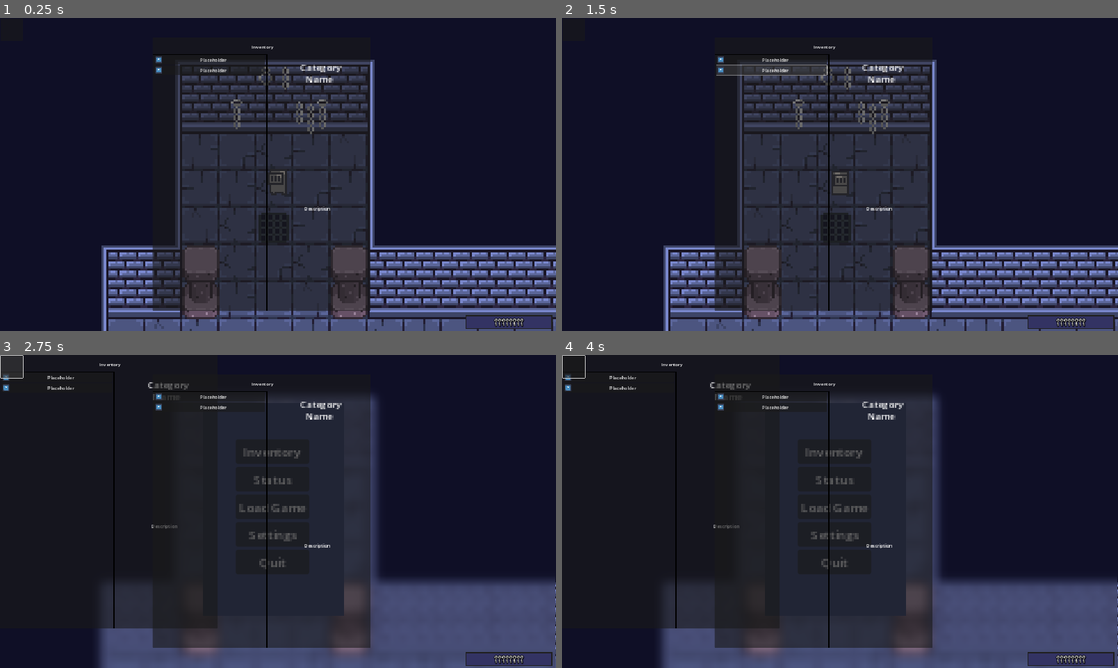
Above: before the commit, frames 1-4 (two rows, left to right).
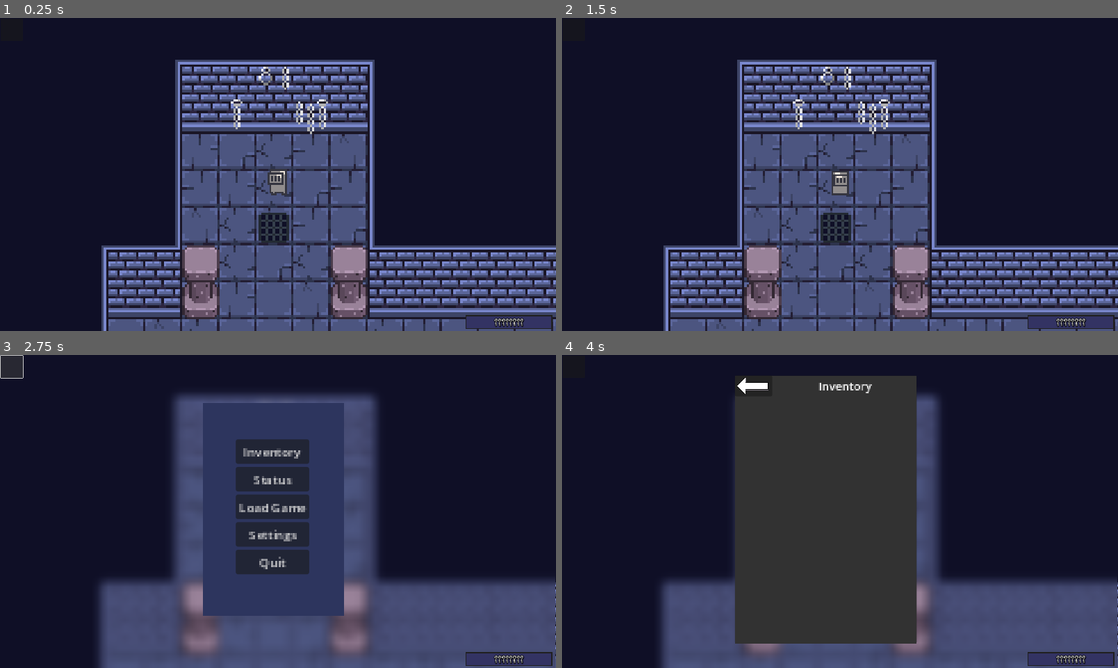
Above: after the commit, the same moments.

Repository: Mikaphone/Mortal
Game: Godot game, scene res://Scenes/main.tscn
The game is run twice, just before and just after one commit, with the same random seed, the same clock (stepped at 60 frames per second) and the same inputs. The engine's default icon, where the game draws it, is replaced by a stand-in: a white triangle on a blue panel in a dark square.
Inputs (mouse positions are in pixels of both pictures, inside the frame that each line leads up to):
- Up to frame 1 (0.25 s): no input
- Up to frame 2 (1.5 s): click (773, 58) at 0.5 s, where only the run before the commit has a clickable "Placeholder"; click (773, 71) at 1.25 s, where only the run before the commit has a clickable "Placeholder"
- Up to frame 3 (2.75 s): click (11, 367) at 2 s
- Up to frame 4 (4 s): click "Inventory" at 2.75 s; click "Status" at 3.5 s

The runs differ from the first frame. In frame 1, 24% of the frame differs, in the area x 27-67%, y 8-94%; in frame 2, 24%; in frame 3, 28%, in the area x 0-67%, y 2-94%; in frame 4, 8.2%.
Error before the commit: Invalid access to property or key 'pressed' on a base object of type 'null instance'. (res://Scenes/canvas_layer.gd:10)

Commit message:
Working Simple Inventory

Diff:
--- a/Scenes/canvas_layer.gd
+++ b/Scenes/canvas_layer.gd
@@ -1,19 +1,21 @@
 extends CanvasLayer
 
-@onready var exit_button: Button = $MarginContainer/VBoxContainer/ExitButton
-@onready var inventory_button: Button = $MarginContainer/VBoxContainer/InventoryButton
-@onready var inventorypanel: InventoryPanel = %Inventory
-@onready var player: player = %player
-@onready var pause_menu: pmenu = %PauseMenu
+@onready var Player: player  = %player
+@onready var inventory_dialouge: InventoryDialog = %InventoryDialouge
 
-func _ready():
-	inventory_button.pressed.connect(_on_inventory_button_pressed)
-	exit_button.pressed.connect(_on_exit_button_pressed)
-
-func _on_inventory_button_pressed():
-	inventorypanel.open(player.inventory)
+func _unhandled_input(event):
+	if event.is_action_released("Inventory"):
+		inventory_dialouge.open(Player.inventory)
 
 
-func _on_exit_button_pressed():
-	get_tree().quit()
-	print("Exit Worked")
+#func _ready():
+	#inventory_button.pressed.connect(_on_inventory_button_pressed)
+	#exit_button.pressed.connect(_on_exit_button_pressed)
+#
+#func _on_inventory_button_pressed():
+	#inventorypanel.open(player.inventory)
+	#
+#
+#func _on_exit_button_pressed():
+	#get_tree().quit()
+	#print("Exit Worked")
--- /dev/null
+++ b/Scenes/interaction_area.tscn
@@ -0,0 +1,19 @@
+[gd_scene load_steps=4 format=3 uid="uid://dw21ojpfqoc0g"]
+
+[ext_resource type="Script" path="res://interaction_area.gd" id="1_0j6uf"]
+[ext_resource type="Resource" uid="uid://d15lyee6axrxi" path="res://Assets/Items/Purple_Flower.tres" id="2_jbtt4"]
+
+[sub_resource type="CircleShape2D" id="CircleShape2D_2qw0l"]
+radius = 180.044
+
+[node name="InteractionArea" type="Area2D"]
+collision_layer = 4
+collision_mask = 2
+script = ExtResource("1_0j6uf")
+givenitem = ExtResource("2_jbtt4")
+
+[node name="CollisionShape2D" type="CollisionShape2D" parent="."]
+shape = SubResource("CircleShape2D_2qw0l")
+debug_color = Color(0.87494, 0.261283, 0.574632, 0.42)
+
+[connection signal="body_entered" from="." to="." method="_on_body_entered"]
--- a/Scenes/inventory_panel.tscn
+++ /dev/null
@@ -1,93 +0,0 @@
-[gd_scene load_steps=3 format=3 uid="uid://dsmd2dq6fjuks"]
-
-[ext_resource type="Script" path="res://scripts/inventory_panel.gd" id="1_mfkpn"]
-[ext_resource type="PackedScene" uid="uid://brr4jx0posa61" path="res://Scenes/inventory_slot.tscn" id="2_iperw"]
-
-[node name="Inventory" type="Panel"]
-offset_left = 527.0
-offset_top = 67.0
-offset_right = 1279.0
-offset_bottom = 1011.0
-script = ExtResource("1_mfkpn")
-slot_scene = ExtResource("2_iperw")
-
-[node name="Header" type="HBoxContainer" parent="."]
-layout_mode = 1
-anchors_preset = 5
-anchor_left = 0.5
-anchor_right = 0.5
-offset_left = -357.0
-offset_top = 12.0
-offset_right = 364.0
-offset_bottom = 52.0
-grow_horizontal = 2
-alignment = 1
-
-[node name="Inventory Label" type="Label" parent="Header"]
-layout_mode = 2
-text = "Inventory"
-horizontal_alignment = 1
-
-[node name="All" type="ScrollContainer" parent="."]
-layout_mode = 0
-offset_left = 5.0
-offset_top = 61.0
-offset_right = 388.0
-offset_bottom = 921.0
-
-[node name="VBoxContainer" type="VBoxContainer" parent="All"]
-layout_mode = 2
-size_flags_horizontal = 3
-
-[node name="InventorySlot" parent="All/VBoxContainer" instance=ExtResource("2_iperw")]
-layout_mode = 2
-
-[node name="InventorySlot2" parent="All/VBoxContainer" instance=ExtResource("2_iperw")]
-layout_mode = 2
-
-[node name="Name" type="Label" parent="."]
-layout_mode = 0
-offset_left = 528.0
-offset_top = 118.0
-offset_right = 575.0
-offset_bottom = 141.0
-scale = Vector2(2, 2)
-text = "Name"
-horizontal_alignment = 1
-
-[node name="Category" type="Label" parent="."]
-layout_mode = 0
-offset_left = 510.0
-offset_top = 78.0
-offset_right = 580.0
-offset_bottom = 101.0
-scale = Vector2(2, 2)
-text = "Category"
-horizontal_alignment = 1
-
-[node name="ItemDesc" type="Label" parent="."]
-layout_mode = 0
-offset_left = 408.0
-offset_top = 254.0
-offset_right = 727.0
-offset_bottom = 927.0
-text = "Description"
-horizontal_alignment = 1
-vertical_alignment = 1
-
-[node name="ColorRect" type="ColorRect" parent="."]
-layout_mode = 0
-offset_left = 1.0
-offset_top = 57.0
-offset_right = 393.0
-offset_bottom = 60.0
-color = Color(0, 0, 0, 1)
-
-[node name="ColorRect2" type="ColorRect" parent="."]
-layout_mode = 0
-offset_left = 396.0
-offset_top = 57.0
-offset_right = 1283.0
-offset_bottom = 61.0
-rotation = 1.5708
-color = Color(0, 0, 0, 1)
--- a/Scenes/inventory_slot.tscn
+++ /dev/null
@@ -1,24 +0,0 @@
-[gd_scene load_steps=3 format=3 uid="uid://brr4jx0posa61"]
-
-[ext_resource type="Texture2D" uid="uid://8bks3wxpj4f1" path="res://icon.svg" id="1_qcv4l"]
-[ext_resource type="Script" path="res://scripts/inventory_slot.gd" id="2_bdqhi"]
-
-[node name="InventorySlot" type="Button"]
-offset_left = 28.0
-offset_top = 13.0
-offset_right = 217.0
-offset_bottom = 44.0
-scale = Vector2(4.11676, 4.11676)
-text = "Placeholder"
-icon = ExtResource("1_qcv4l")
-expand_icon = true
-script = ExtResource("2_bdqhi")
-
-[node name="AmountLabel" type="Label" parent="."]
-layout_mode = 0
-offset_left = 162.264
-offset_top = 3.88655
-offset_right = 186.264
-offset_bottom = 26.8866
-horizontal_alignment = 1
-vertical_alignment = 1
--- a/Scenes/main.tscn
+++ b/Scenes/main.tscn
@@ -3,21 +3,24 @@
 [ext_resource type="PackedScene" uid="uid://0td26jhlssy7" path="res://Scenes/testmap.tscn" id="1_1vcmi"]
 [ext_resource type="Script" path="res://scripts/main.gd" id="1_uj14x"]
 [ext_resource type="PackedScene" uid="uid://dq7a60bjr0ivu" path="res://Scenes/player.tscn" id="2_yn0cl"]
-[ext_resource type="Resource" uid="uid://d15lyee6axrxi" path="res://Assets/Items/Purple_Flower.tres" id="2_yt7j4"]
 [ext_resource type="Script" path="res://Scenes/canvas_layer.gd" id="4_e1561"]
 [ext_resource type="PackedScene" uid="uid://dostvgu1jv06y" path="res://Scenes/pause_menu.tscn" id="5_5idsv"]
-[ext_resource type="PackedScene" uid="uid://dsmd2dq6fjuks" path="res://Scenes/inventory_panel.tscn" id="6_xgc3y"]
+[ext_resource type="PackedScene" uid="uid://rv5rhxe4oqh0" path="res://inventory_dialog.tscn" id="7_6010b"]
+[ext_resource type="PackedScene" uid="uid://dw21ojpfqoc0g" path="res://Scenes/interaction_area.tscn" id="7_bihws"]
 
 [node name="main" type="Node2D"]
 y_sort_enabled = true
 script = ExtResource("1_uj14x")
-testitem = ExtResource("2_yt7j4")
 
 [node name="Tester\'s Dungeon" parent="." instance=ExtResource("1_1vcmi")]
+
+[node name="InteractionArea" parent="." instance=ExtResource("7_bihws")]
+position = Vector2(276, 610)
 
 [node name="player" parent="." instance=ExtResource("2_yn0cl")]
 unique_name_in_owner = true
 position = Vector2(357, 262)
+collision_mask = 1029
 
 [node name="CanvasLayer" type="CanvasLayer" parent="."]
 script = ExtResource("4_e1561")
@@ -32,7 +35,13 @@
 offset_right = 79.0
 offset_bottom = 79.0
 
-[node name="Inventory" parent="CanvasLayer" instance=ExtResource("6_xgc3y")]
+[node name="InventoryDialouge" parent="CanvasLayer" instance=ExtResource("7_6010b")]
 unique_name_in_owner = true
+visible = false
+offset_left = 597.0
+offset_top = 71.0
+offset_right = -973.0
+offset_bottom = -494.0
+size_flags_horizontal = 4
 
 [connection signal="pressed" from="CanvasLayer/PauseButton" to="." method="_on_pause_button_pressed"]
--- a/Scenes/pause_menu.tscn
+++ b/Scenes/pause_menu.tscn
@@ -1,8 +1,7 @@
-[gd_scene load_steps=5 format=3 uid="uid://dostvgu1jv06y"]
+[gd_scene load_steps=4 format=3 uid="uid://dostvgu1jv06y"]
 
 [ext_resource type="Shader" path="res://Scenes/pause_menu.gdshader" id="1_d738w"]
 [ext_resource type="Script" path="res://scripts/pause_menu.gd" id="1_sv22y"]
-[ext_resource type="PackedScene" uid="uid://dsmd2dq6fjuks" path="res://Scenes/inventory_panel.tscn" id="3_hm3di"]
 
 [sub_resource type="ShaderMaterial" id="ShaderMaterial_b8wj7"]
 shader = ExtResource("1_d738w")
@@ -70,7 +69,5 @@
 layout_mode = 2
 text = "Quit"
 
-[node name="Inventory" parent="." instance=ExtResource("3_hm3di")]
-layout_mode = 0
-
+[connection signal="pressed" from="MarginContainer/VBoxContainer/InventoryButton" to="." method="_on_inventory_button_pressed"]
 [connection signal="pressed" from="MarginContainer/VBoxContainer/ExitButton" to="." method="_on_exit_button_pressed"]
--- /dev/null
+++ b/interaction_area.gd
@@ -0,0 +1,13 @@
+class_name InteractionArea
+extends Area2D
+@onready var Player: player = %player
+
+@export var givenitem: Items
+
+
+
+func _on_body_entered(body):
+	if body is player:
+
+		Player.inventory.add_item(givenitem)
+		print("works")
--- /dev/null
+++ b/interaction_zone.gd
@@ -0,0 +1,11 @@
+extends CollisionShape2D
+
+
+# Called when the node enters the scene tree for the first time.
+func _ready():
+	pass # Replace with function body.
+
+
+# Called every frame. 'delta' is the elapsed time since the previous frame.
+func _process(delta):
+	pass
--- /dev/null
+++ b/inventory_dialog.tscn
@@ -0,0 +1,56 @@
+[gd_scene load_steps=5 format=3 uid="uid://rv5rhxe4oqh0"]
+
+[ext_resource type="Script" path="res://inventory_dialouge.gd" id="1_2rbnx"]
+[ext_resource type="PackedScene" uid="uid://by87q2wsk5i65" path="res://item_slot.tscn" id="2_adqy5"]
+[ext_resource type="Texture2D" uid="uid://b753reba7ap05" path="res://Assets/Sprites/Arrow.png" id="3_ii8f8"]
+
+[sub_resource type="LabelSettings" id="LabelSettings_fsee7"]
+font_size = 22
+
+[node name="InventoryDialouge" type="PanelContainer"]
+anchors_preset = 15
+anchor_right = 1.0
+anchor_bottom = 1.0
+offset_right = -1570.0
+offset_bottom = -565.0
+grow_horizontal = 2
+grow_vertical = 2
+scale = Vector2(1.79427, 1.79427)
+script = ExtResource("1_2rbnx")
+slot_scene = ExtResource("2_adqy5")
+
+[node name="ColorRect" type="ColorRect" parent="."]
+layout_mode = 2
+color = Color(0.197937, 0.197937, 0.197937, 1)
+
+[node name="VBoxContainer" type="VBoxContainer" parent="."]
+layout_mode = 2
+
+[node name="HBoxContainer" type="HBoxContainer" parent="VBoxContainer"]
+layout_mode = 2
+
+[node name="CloseButton" type="Button" parent="VBoxContainer/HBoxContainer"]
+layout_mode = 2
+icon = ExtResource("3_ii8f8")
+
+[node name="TitleLabel" type="Label" parent="VBoxContainer/HBoxContainer"]
+layout_mode = 2
+size_flags_horizontal = 3
+text = "Inventory"
+label_settings = SubResource("LabelSettings_fsee7")
+horizontal_alignment = 1
+
+[node name="HBoxContainer2" type="HBoxContainer" parent="VBoxContainer"]
+layout_mode = 2
+
+[node name="ItemList" type="VBoxContainer" parent="VBoxContainer/HBoxContainer2"]
+unique_name_in_owner = true
+layout_mode = 2
+size_flags_horizontal = 3
+size_flags_vertical = 0
+
+[node name="ItemSlot" parent="VBoxContainer/HBoxContainer2/ItemList" instance=ExtResource("2_adqy5")]
+custom_minimum_size = Vector2(0, 35)
+layout_mode = 2
+
+[connection signal="pressed" from="VBoxContainer/HBoxContainer/CloseButton" to="." method="_on_close_button_pressed"]
--- /dev/null
+++ b/inventory_dialouge.gd
@@ -0,0 +1,19 @@
+class_name InventoryDialog
+extends PanelContainer
+
+@export var slot_scene: PackedScene
+@onready var item_list: VBoxContainer = %ItemList
+
+func _on_close_button_pressed():
+	hide()
+
+func open(inventory: Inventory):
+	show()
+
+	for child in item_list.get_children():
+		child.queue_free()
+
+	for item in inventory.get_items():
+		var slot = slot_scene.instantiate()
+		item_list.add_child(slot)
+		slot.display(item)
--- /dev/null
+++ b/item_slot.gd
@@ -0,0 +1,5 @@
+extends Button
+
+func display(item: Items):
+	self.icon = item.texture
+	self.text = item.name
--- /dev/null
+++ b/item_slot.tscn
@@ -0,0 +1,15 @@
+[gd_scene load_steps=3 format=3 uid="uid://by87q2wsk5i65"]
+
+[ext_resource type="Texture2D" uid="uid://8bks3wxpj4f1" path="res://icon.svg" id="1_p3wl8"]
+[ext_resource type="Script" path="res://item_slot.gd" id="2_p334f"]
+
+[node name="ItemSlot" type="Button"]
+offset_right = 374.0
+offset_bottom = 63.0
+scale = Vector2(2.43878, 2.43878)
+size_flags_horizontal = 3
+size_flags_vertical = 3
+text = "Placeholder Item"
+icon = ExtResource("1_p3wl8")
+expand_icon = true
+script = ExtResource("2_p334f")
--- /dev/null
+++ b/location_area.tscn
@@ -0,0 +1,13 @@
+[gd_scene load_steps=2 format=3 uid="uid://dbtyaopdx7itu"]
+
+[sub_resource type="RectangleShape2D" id="RectangleShape2D_h2c68"]
+size = Vector2(640, 145)
+
+[node name="Location Area" type="Area2D"]
+collision_layer = 0
+collision_mask = 2
+
+[node name="CollisionShape2D" type="CollisionShape2D" parent="."]
+visible = false
+position = Vector2(335.75, 199.5)
+shape = SubResource("RectangleShape2D_h2c68")
--- a/project.godot
+++ b/project.godot
@@ -91,6 +91,11 @@
 "events": [Object(InputEventKey,"resource_local_to_scene":false,"resource_name":"","device":-1,"window_id":0,"alt_press …(195 unchanged characters)…
 ]
 }
+Inventory={
+"deadzone": 0.5,
+"events": [Object(InputEventKey,"resource_local_to_scene":false,"resource_name":"","device":-1,"window_id":0,"alt_pressed":false,"shift_pressed":false,"ctrl_pressed":false,"meta_pressed":false,"pressed":false,"keycode":0,"physical_keycode":73,"key_label":0,"unicode":105,"location":0,"echo":false,"script":null)
+]
+}
 
 [layer_names]
 
--- a/scripts/Inventory.gd
+++ b/scripts/Inventory.gd
@@ -1,18 +1,13 @@
 class_name Inventory
 
-var _content: Array[Items] = []
+var _content:Array[Items] = []
 
-func add_item(item:Items, amount: int):
-	if _content.has(item):
-		item.item_amount += amount
-	else:
-		_content.append(item)
+func add_item(item:Items):
+	_content.append(item)
 
-func remove_item(item: Items, amount: int):
-	if item.item_amount <= 1:
-		_content.erase(item)
-	else:
-		item.item_amount -= amount
+func remove_item(item: Items):
+	_content.erase(item)
+
 
 func get_items() -> Array[Items]:
 	return _content
--- a/scripts/inventory_panel.gd
+++ /dev/null
@@ -1,14 +0,0 @@
-class_name InventoryPanel
-extends Panel
-
-@export var slot_scene: PackedScene
-
-@onready var v_box_container: VBoxContainer = $All/VBoxContainer
-
-func open(inventory:Inventory):
-	show()
-
-	for item in inventory.get_items():
-		var slot = slot_scene.instantiate()
-		v_box_container.add_child(slot)
-		slot.display(item)
--- a/scripts/inventory_slot.gd
+++ /dev/null
@@ -1,12 +0,0 @@
-extends Button
-
-@export var stored_item : Items
-
-func display(item:Items):
-	setitem(item)
-	self.icon = item.texture
-	self.text = item.name
-	$AmountLabel.text = item.item_amount
-
-func setitem(item: Items):
-	stored_item = item
--- a/scripts/main.gd
+++ b/scripts/main.gd
@@ -1,7 +1,10 @@
 class_name main extends Node2D
-@export var testitem: Items
+
 @onready var pause_menu = $CanvasLayer/PauseMenu
+@onready var Player: player = %player
+
 var paused = false
+
 
 func _process(_delta):
 
--- a/scripts/pause_menu.gd
+++ b/scripts/pause_menu.gd
@@ -1,8 +1,17 @@
-class_name pmenu extends Control
+class_name pmenu
+extends Control
+
+@onready var Player: player = %player
+@onready var inventory_dialouge: InventoryDialog = %InventoryDialouge
 
 
 
 
-#func _on_exit_button_pressed() -> void:
-	#get_tree().quit()
-	#print("working")
+
+func _on_inventory_button_pressed():
+	inventory_dialouge.open(Player.inventory)
+
+
+func _on_exit_button_pressed():
+	get_tree().quit()
+	print("Exit Worked")
